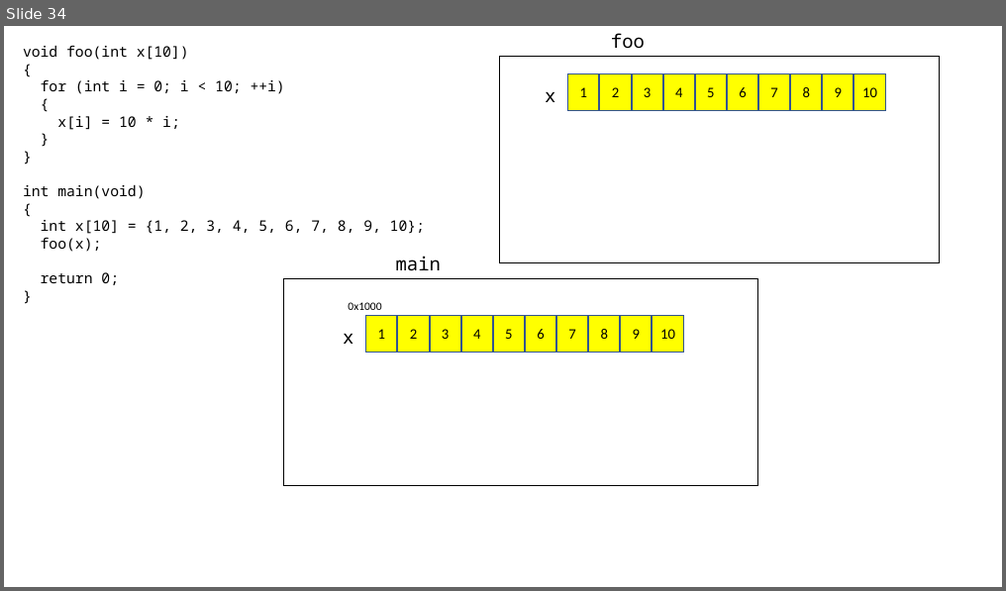
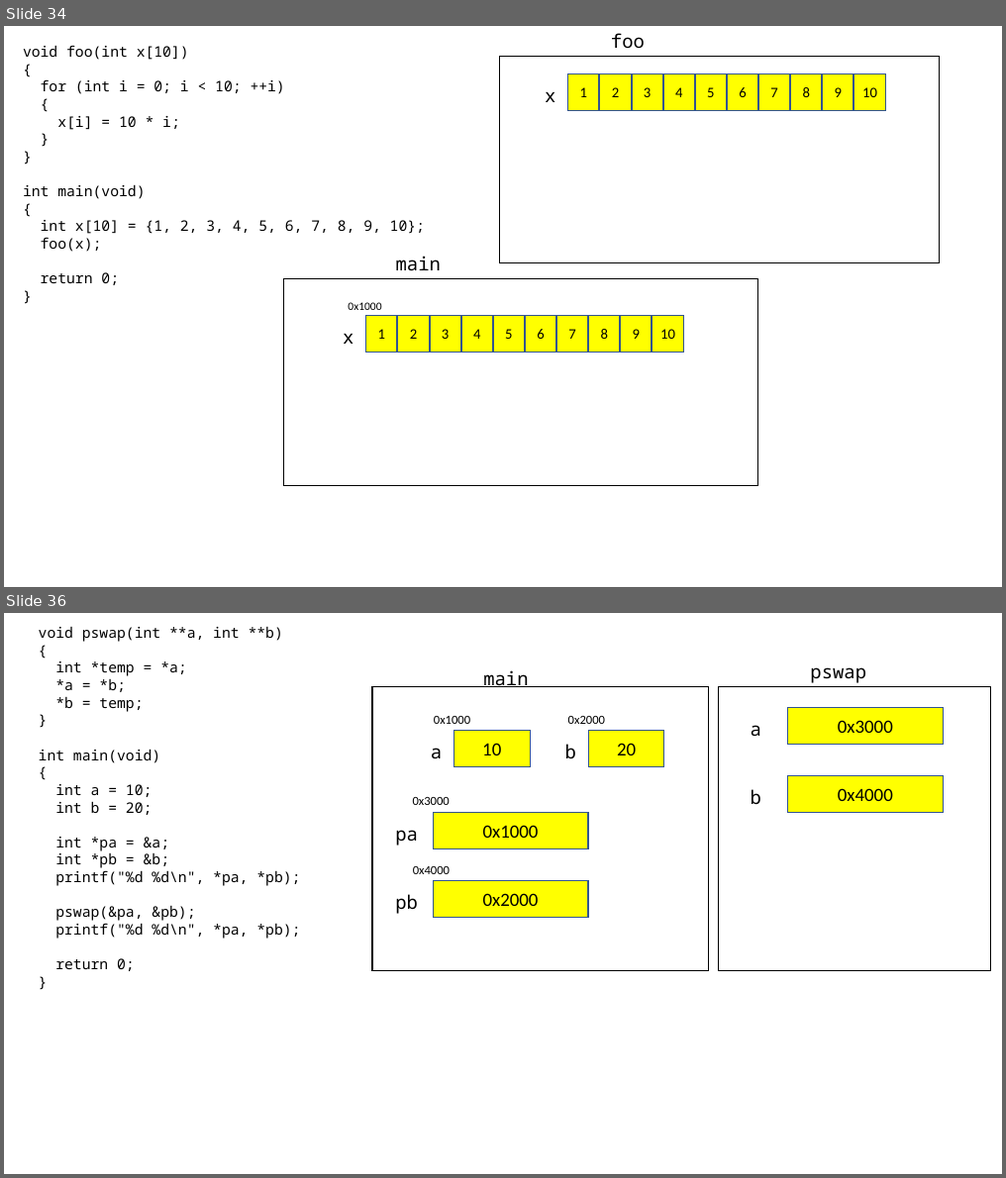
Before and after one commit to Seyoung9304/hyundai_swip, a slide deck: 230216.pptx. Shown one above the other, each under a label of ours: slide 34 before the commit, slides 34 and 36 after it; the slides between them are not shown. The pictures are 1006x591 and 1006x1178 pixels, drawn with LibreOffice and Linux fonts; fonts in the diff are those of the drawing. Boxes give left, top, right and bottom in pixels: in the first picture for what was removed or moved away, otherwise in the second. Text is boxed around its words. In the diff, an @@ line names an element or a change of style, - is before the commit and + after.

```diff
--- a/230216.pptx
+++ b/230216.pptx
@@ slide 36 added at <box>4,613,1002,1174</box>, background #FFFFFF @@
@@ text added at <box>39,627,300,971</box>, 14 pt, text #000000 @@
+void pswap(int **a, int **b)
+{
+int *temp = *a;
+*a = *b;
+*b = temp;
+}
+int main(void)
+{
+int a = 10;
+int b = 20;
+int *pa = &a;
+int *pb = &b;
+printf("%d %d\n", *pa, *pb);
+pswap(&pa, &pb);
+printf("%d %d\n", *pa, *pb);
+return 0;
+}
@@ text added at <box>483,670,528,687</box>, 18 pt, text #000000 @@
+main
@@ text added at <box>810,667,866,683</box>, 18 pt, text #000000 @@
+pswap
@@ rectangle added at <box>372,687,709,971</box>, fill #FFFFFF, outline #000000 1 pt @@
@@ rectangle added at <box>719,686,991,970</box>, fill #FFFFFF, outline #000000 1 pt @@
@@ text added at <box>434,716,470,724</box>, 12 pt, text #000000 @@
+0x1000
@@ rectangle added at <box>453,731,530,767</box>, fill #FFFF00, outline #325491 1 pt, 18 pt, text #000000 @@
+10
@@ text added at <box>568,716,605,724</box>, 12 pt, text #000000 @@
+0x2000
@@ rectangle added at <box>589,731,664,767</box>, fill #FFFF00, outline #325491 1 pt, 18 pt, text #000000 @@
+20
@@ text added at <box>750,725,761,736</box>, 18 pt, text #000000 @@
+a
@@ rectangle added at <box>788,708,944,745</box>, fill #FFFF00, outline #325491 1 pt, 18 pt, text #000000 @@
+0x3000
@@ text added at <box>431,748,442,760</box>, 18 pt, text #000000 @@
+a
@@ text added at <box>565,744,576,759</box>, 18 pt, text #000000 @@
+b
@@ text added at <box>750,789,761,804</box>, 18 pt, text #000000 @@
+b
@@ rectangle added at <box>788,776,944,813</box>, fill #FFFF00, outline #325491 1 pt, 18 pt, text #000000 @@
+0x4000
@@ text added at <box>413,797,450,805</box>, 12 pt, text #000000 @@
+0x3000
@@ rectangle added at <box>433,812,589,849</box>, fill #FFFF00, outline #325491 1 pt, 18 pt, text #000000 @@
+0x1000
@@ text added at <box>395,830,418,846</box>, 18 pt, text #000000 @@
+pa
@@ text added at <box>413,866,450,874</box>, 12 pt, text #000000 @@
+0x4000
@@ text added at <box>395,894,418,914</box>, 18 pt, text #000000 @@
+pb
@@ rectangle added at <box>433,880,589,917</box>, fill #FFFF00, outline #325491 1 pt, 18 pt, text #000000 @@
+0x2000
```
Also in this commit, not shown: 4 other slides added, 1 other file.
